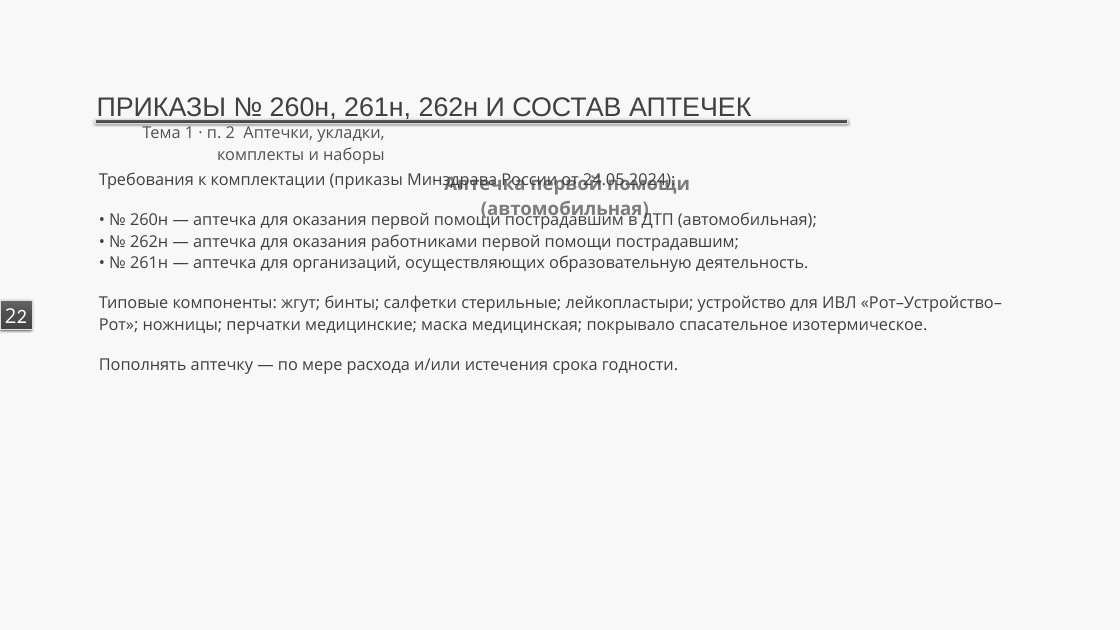
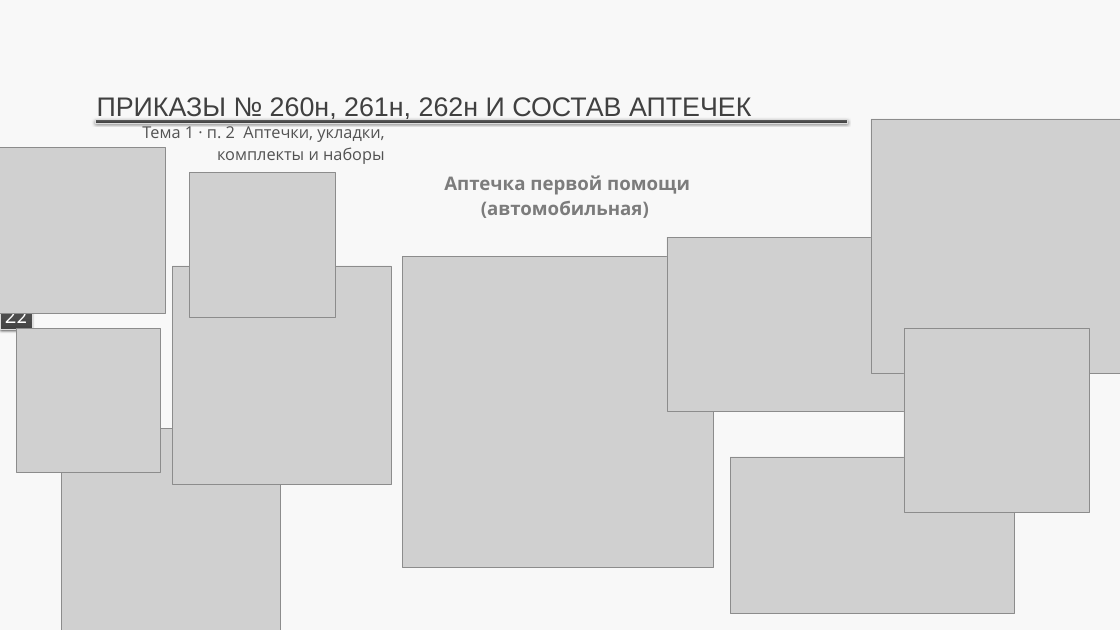
Before and after one commit to lysakalenushka-hash/-, a slide deck: slide 2 of first_aid_tema1_numbered/2_Современные_аптечки_укладки_комплекты_и_наборы.pptx. Drawn at 1120x630 pixels with LibreOffice and Linux fonts; fonts in the diff are those of the drawing; grey boxes stand for pictures. Boxes give left, top, right and bottom in pixels: in the first picture for what was removed or moved away, otherwise in the second. Text is boxed around its words. In the diff, an @@ line names an element or a change of style, - is before the commit and + after.

```diff
--- a/first_aid_tema1_numbered/2_Современные_аптечки_укладки_комплекты_и_наборы.pptx
+++ b/first_aid_tema1_numbered/2_Современные_аптечки_укладки_комплекты_и_наборы.pptx
@@ picture added at (x1=871, y1=119, x2=1120, y2=373) @@
@@ picture added at (x1=0, y1=147, x2=165, y2=313) @@
@@ text removed at (x1=99, y1=172, x2=1002, y2=374) @@
-Требования к комплектации (приказы Минздрава России от 24.05.2024):
-• № 260н — аптечка для оказания первой помощи пострадавшим в ДТП (автомобильная);
-• № 262н — аптечка для оказания работниками первой помощи пострадавшим;
-• № 261н — аптечка для организаций, осуществляющих образовательную деятельность.
-Типовые компоненты: жгут; бинты; салфетки стерильные; лейкопластыри; устройство для ИВЛ «Рот–Устройство–Рот»; ножницы; перчатки медицинские; маска медицинская; покрывало спасательное изотермическое.
-Пополнять аптечку — по мере расхода и/или истечения срока годности.
@@ picture added at (x1=189, y1=172, x2=335, y2=317) @@
@@ picture added at (x1=667, y1=237, x2=929, y2=412) @@
@@ picture added at (x1=172, y1=266, x2=391, y2=485) @@
@@ picture added at (x1=402, y1=256, x2=713, y2=567) @@
@@ page number at (x1=0, y1=301, x2=32, y2=330): text colour none to #FFFFFF in "22" @@
@@ picture added at (x1=16, y1=328, x2=160, y2=472) @@
@@ picture added at (x1=904, y1=328, x2=1089, y2=512) @@
@@ picture added at (x1=61, y1=428, x2=280, y2=630) @@
@@ picture added at (x1=730, y1=457, x2=1014, y2=614) @@
```
Also in this commit, not shown: 2 other slides changed, 6 other files.
